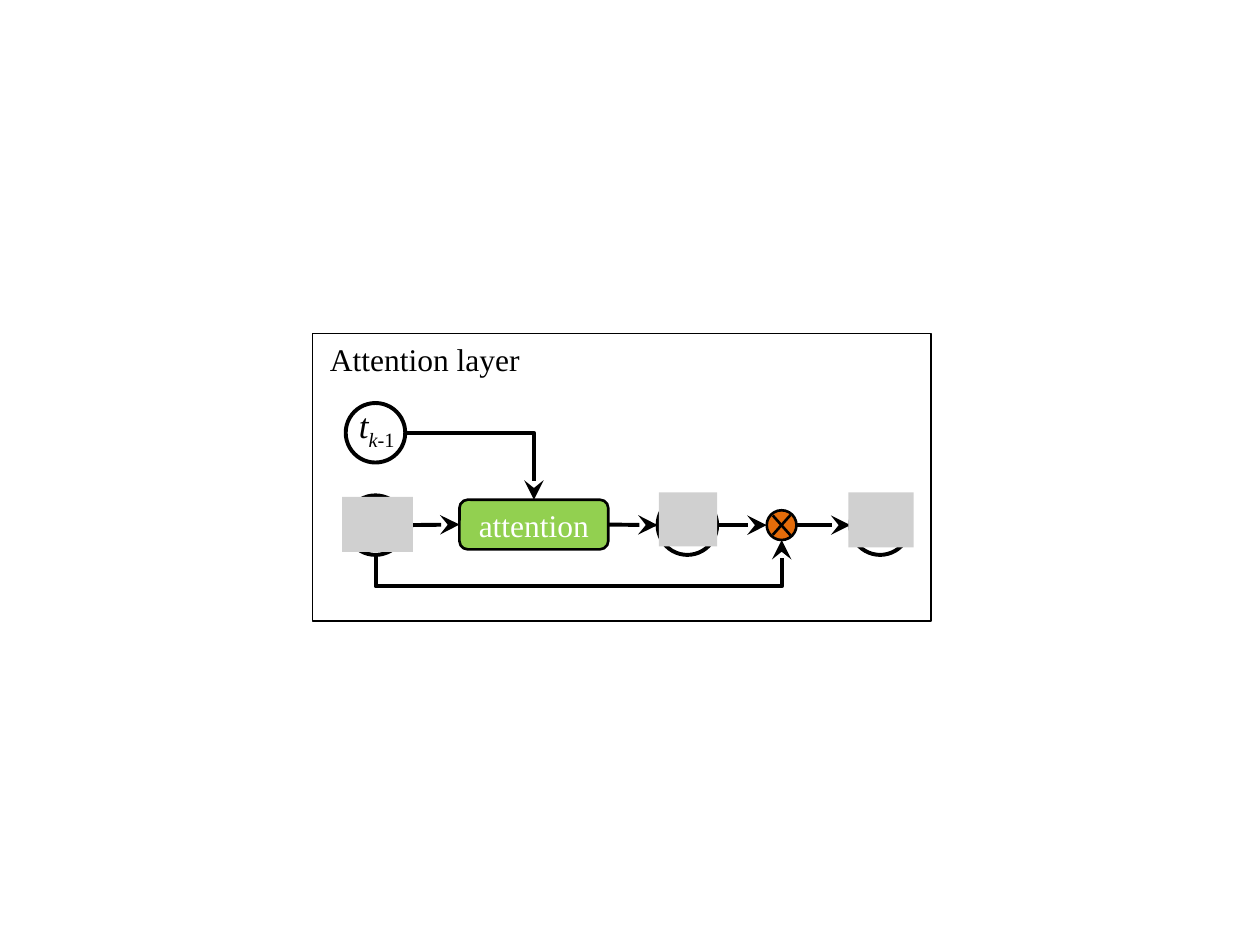
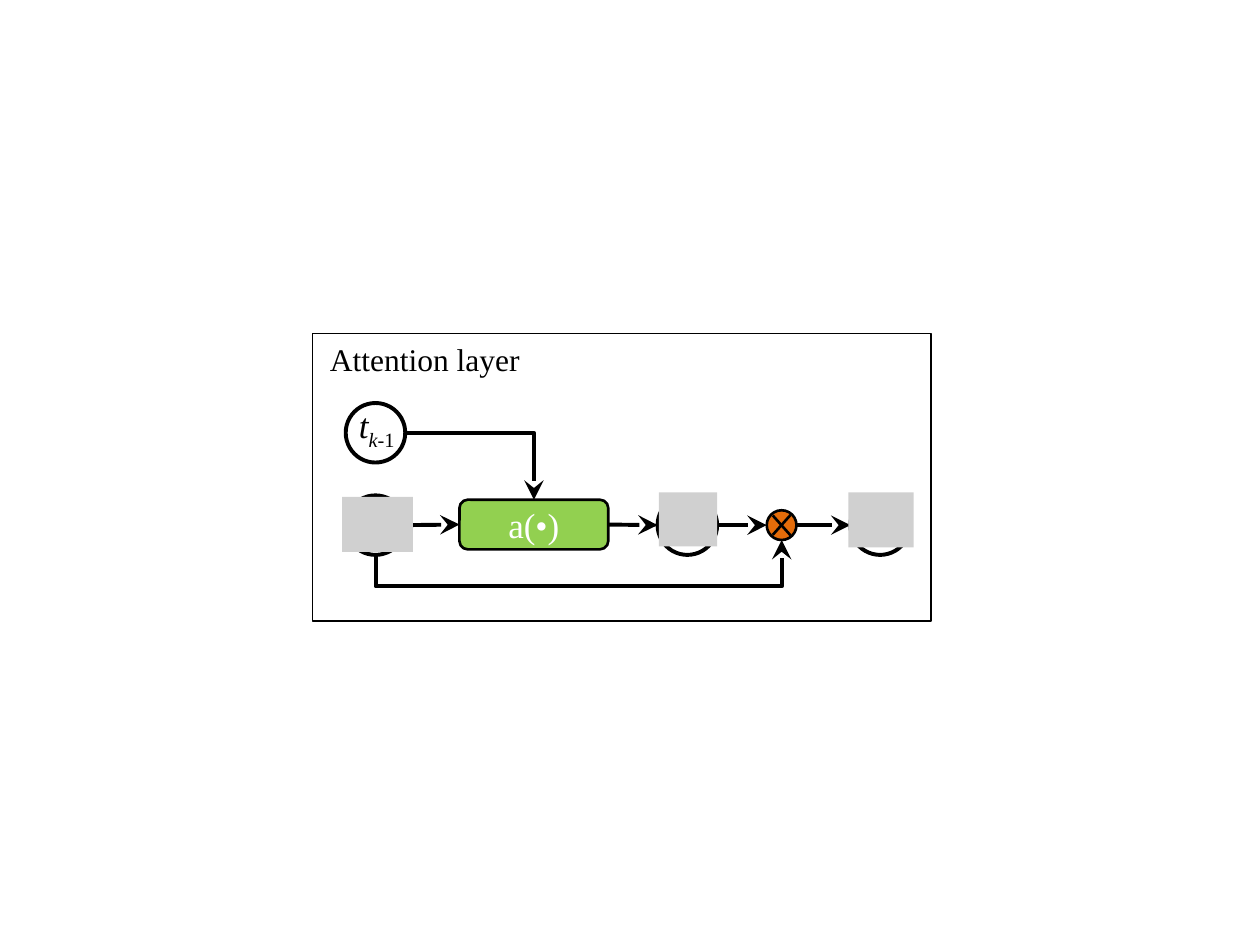
Before and after one commit to Allen517/cyanrnn-draft, a slide deck: slide 6 of slides/DSI.pptx. Drawn at 1260x945 pixels with LibreOffice and Linux fonts; fonts in the diff are those of the drawing; grey boxes stand for pictures. Boxes give left, top, right and bottom in pixels: in the first picture for what was removed or moved away, otherwise in the second. Text is boxed around its words. In the diff, an @@ line names an element or a change of style, - is before the commit and + after.

```diff
--- a/slides/DSI.pptx
+++ b/slides/DSI.pptx
@@ text in rounded rectangle at box(508, 514, 559, 545): text changed; size 18 to 20 pt @@
-attention
+a(•)
```
Also in this commit, not shown: 1 other slide changed, 16 other files.
